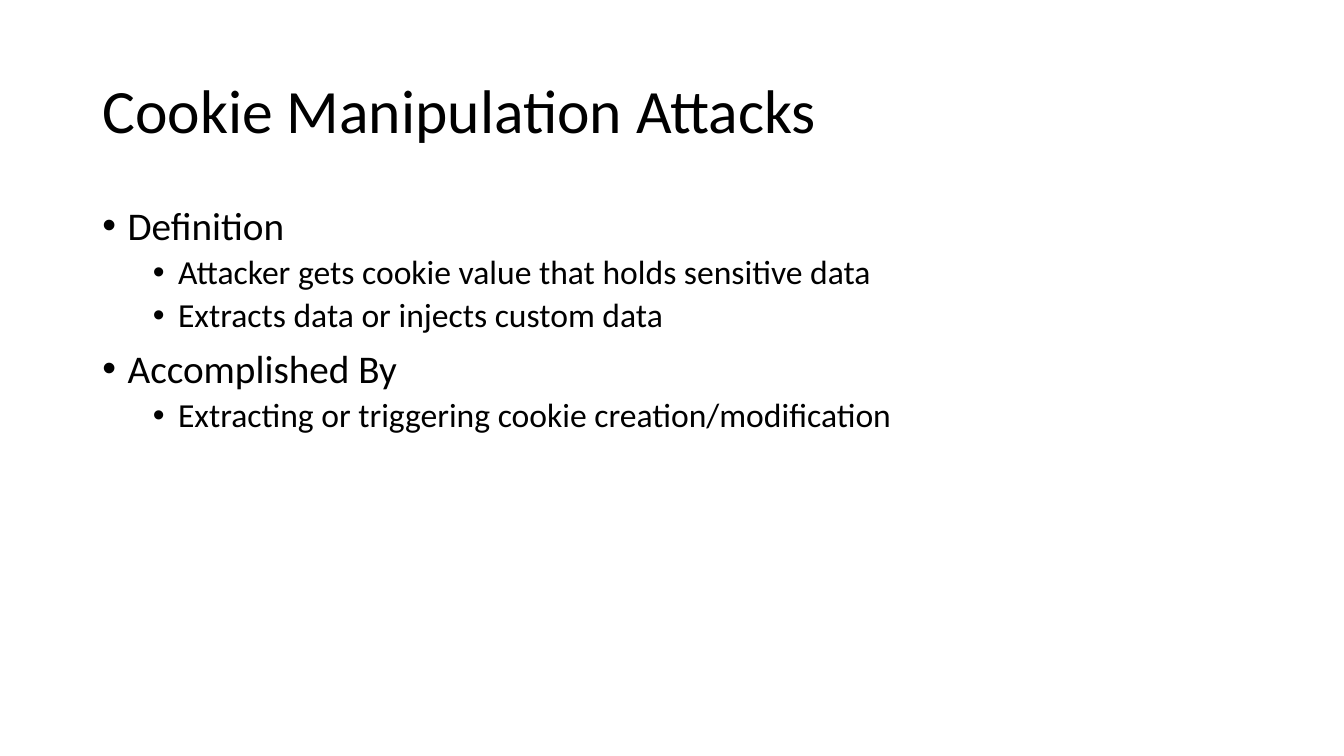
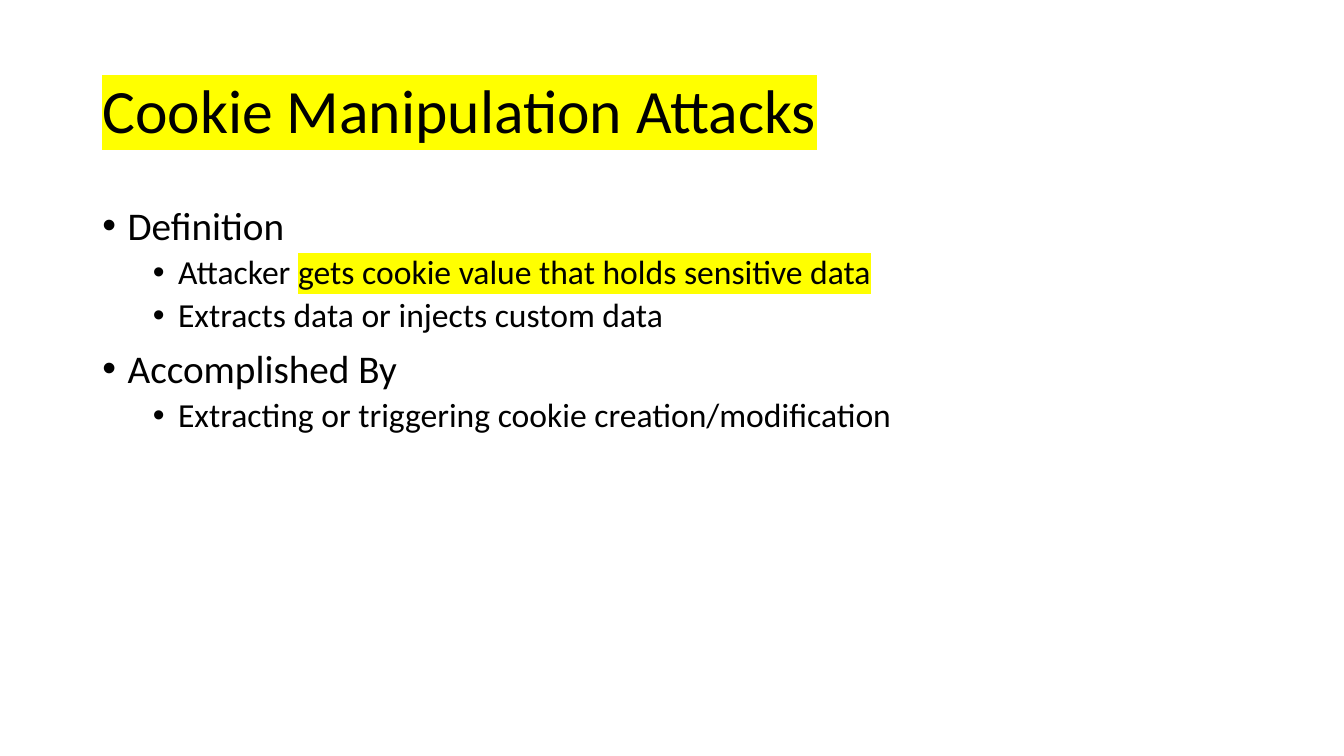
Before and after one commit to truckieutk/comp3134Winter2021, a slide deck: slide 17 of Lecture/wk7.pptx. Drawn at 1344x756 pixels with LibreOffice and Linux fonts; fonts in the diff are those of the drawing. Boxes give left, top, right and bottom in pixels: in the first picture for what was removed or moved away, otherwise in the second. Text is boxed around its words. In the diff, an @@ line names an element or a change of style, - is before the commit and + after.

```diff
--- a/Lecture/wk7.pptx
+++ b/Lecture/wk7.pptx
@@ title "Cookie Manipulation Attacks" at [102, 90, 815, 143]: highlight none to #FFFF00 @@
@@ text at [178, 260, 870, 290]: highlight none to #FFFF00 in "gets cookie value that holds sensitive data" @@
```
Also in this commit, not shown: 16 other slides changed, 29 other files.
